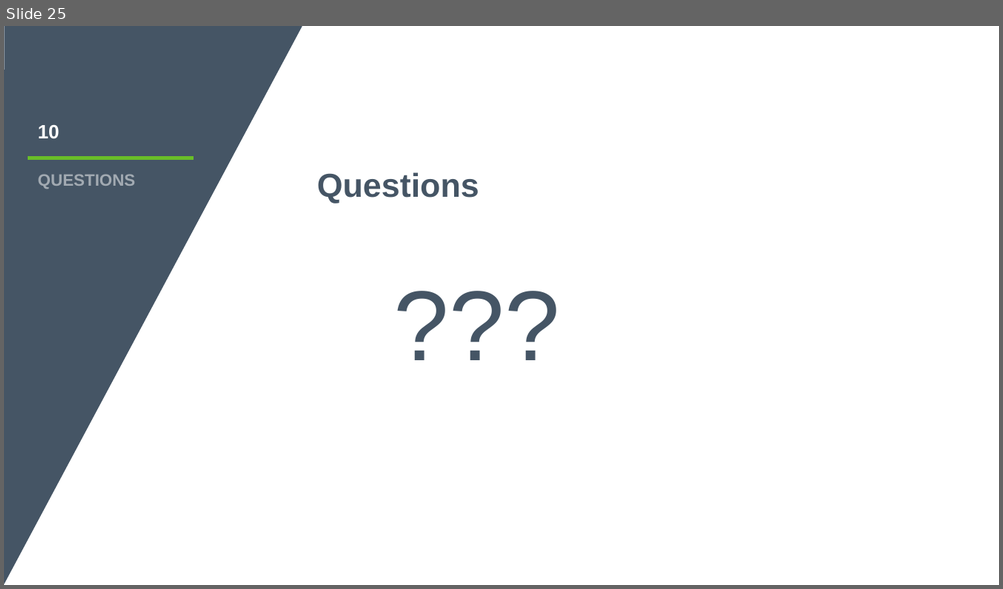
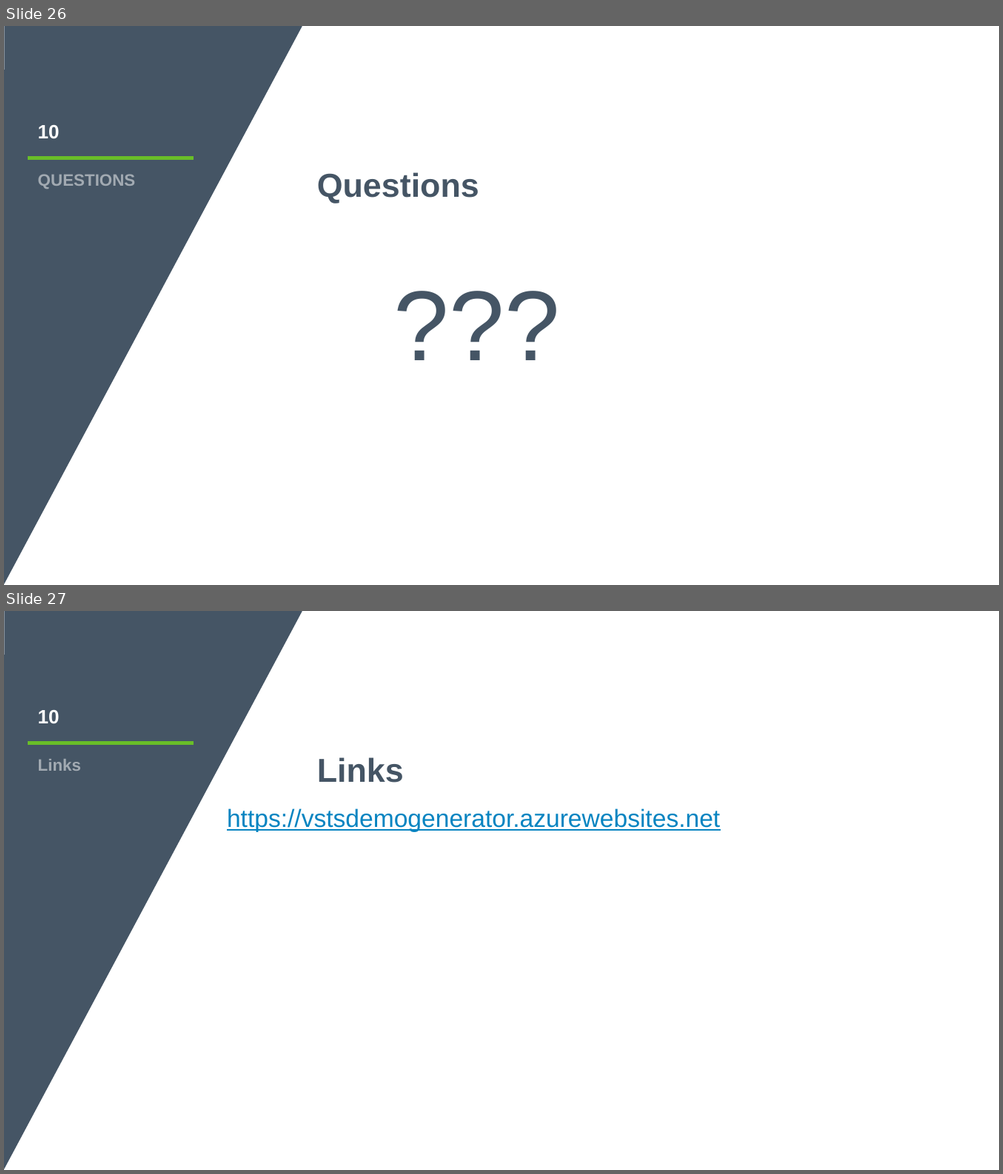
Before and after one commit to sujithq/DevCruiseBlazor, a slide deck: Azure Overview.pptx. Shown one above the other, each under a label of ours: slide 25 before the commit, slides 26 and 27 after it. The pictures are 1003x589 and 1003x1174 pixels, drawn with LibreOffice and Linux fonts; fonts in the diff are those of the drawing; background and template pictures are left out. Boxes give left, top, right and bottom in pixels: in the first picture for what was removed or moved away, otherwise in the second. Text is boxed around its words. In the diff, an @@ line names an element or a change of style, - is before the commit and + after.

```diff
--- a/Azure Overview.pptx
+++ b/Azure Overview.pptx
@@ slide 27 added at <box>4,611,999,1170</box>, background picture (left out); not listed: 1 template element that a slide beside it also shows @@
@@ text added at <box>38,710,60,723</box>, 14 pt, text #FFFFFF, bold @@
+10
@@ line added from (28, 743) to (194, 743), #69BE28 3 pt @@
@@ text added at <box>38,759,81,771</box>, 12 pt, text #A2AAB2, bold @@
+Links
@@ text added at <box>317,758,404,783</box>, 24 pt, text #455565, bold @@
+Links
@@ text added at <box>227,809,720,832</box>, 18 pt, text #0784C1, underline @@
+https://vstsdemogenerator.azurewebsites.net
@@ what was slide 25 is now slide 26 @@
```
Also in this commit, not shown: 4 slides changed, 1 other slide added.
